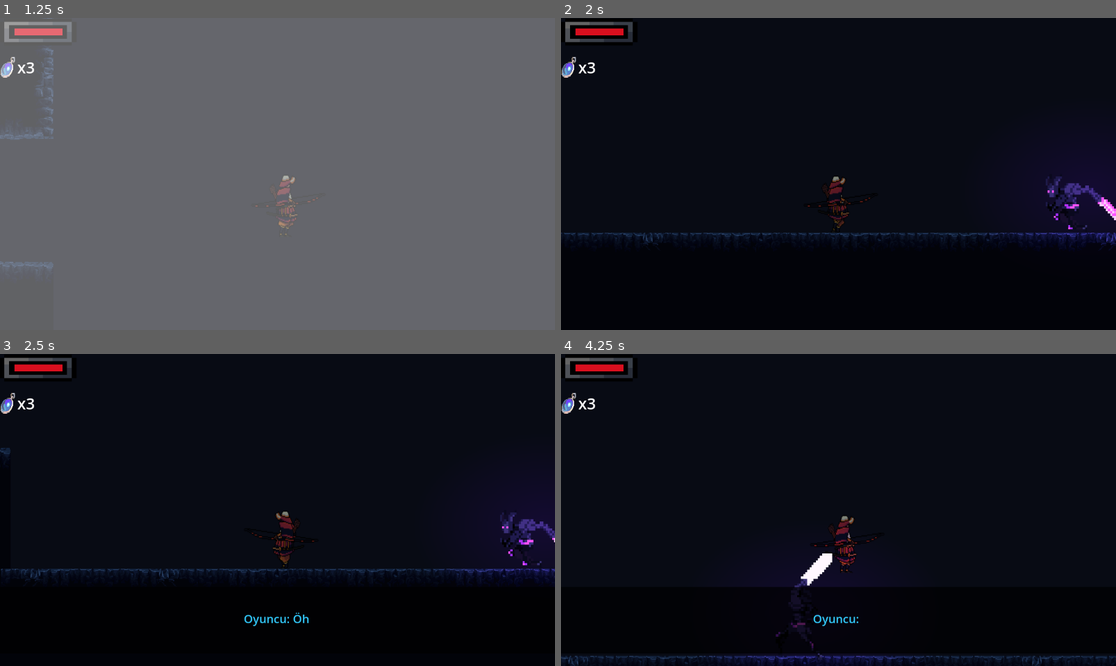
Above: before the commit, frames 1-4 (two rows, left to right).
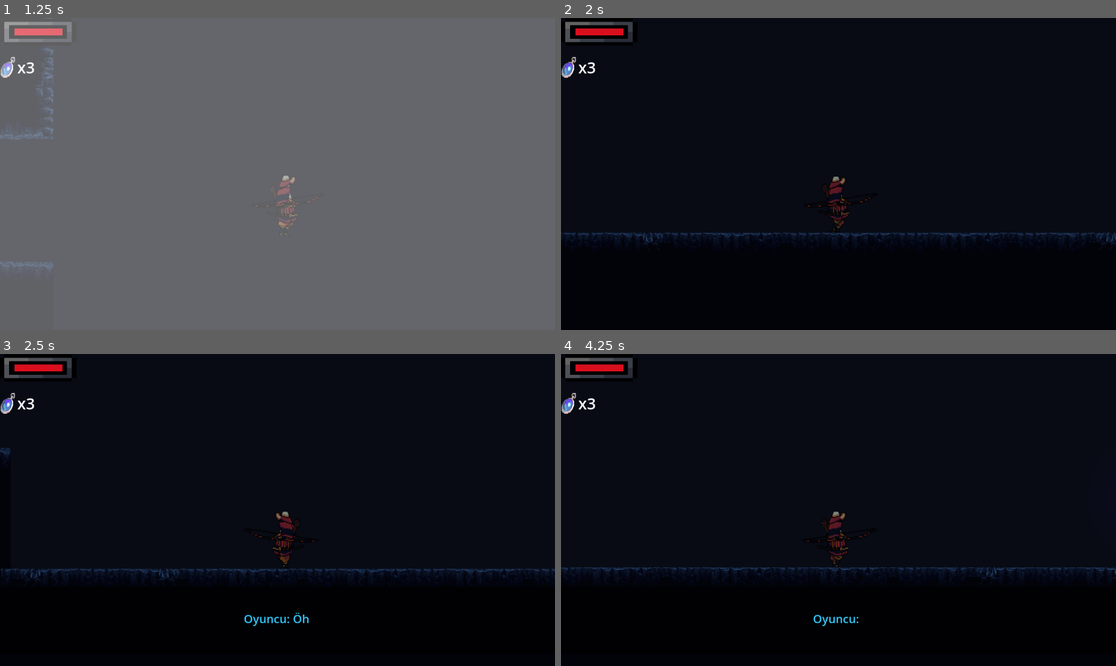
Above: after the commit, the same moments.

Repository: emirhanyigityildirim0/Necroban-Reign-of-Bones
Game: Godot game, scene res://Scenes/Levels/CaveLevel.tscn
Same seed, same stepped clock (60 frames per second), same inputs: the game is played once before the commit and once after it. This scene is started directly instead of the project's main scene. Sound files missing from this copy of the repository are replaced by a short silence.
Inputs (mouse positions are in pixels of both pictures, inside the frame that each line leads up to):
- Up to frame 1 (1.25 s): tap Enter (ui_accept) at 0.5, 0.77 s; move the mouse to (399, 158) at 0.52 s; hold Right (ui_right) from 0.53 s (still down); hold E (interact) from 0.53 s (still down)
- Up to frame 2 (2 s): keep holding Right (ui_right); move the mouse to (727, 189) at 1.27 s; release E (interact) at 1.28 s; click (727, 189) at 1.35 s; tap Enter (ui_accept) at 1.52 s
- Up to frame 3 (2.5 s): move the mouse to (333, 441) at 2.02 s; release Right (ui_right) at 2.03 s; hold Left (ui_left) from 2.03 s (still down); hold Q (use_flask) from 2.03 s (still down)
- Up to frame 4 (4.25 s): move the mouse to (810, 572) at 2.77 s; release Left (ui_left) at 2.78 s; release Q (use_flask) at 2.78 s; hold Right (ui_right) from 2.78 s (still down); tap E (interact) at 2.85 s; tap Enter (ui_accept) at 3.02, 3.77 s; move the mouse to (1005, 556) at 3.52 s; click (1005, 556) at 3.6 s

Frame 1 is identical in both runs. In frame 2, 1.4% of the frame differs, in the area x 79-100%, y 49-73%; in frame 3, 1.0%; in frame 4, 3.6%, in the area x 0-100%, y 50-100%.

Commit message:
Update night_borne.tscn

Diff:
--- a/Scenes/Characters/night_borne.tscn
+++ b/Scenes/Characters/night_borne.tscn
@@ -469,8 +469,10 @@
 position = Vector2(1, -11)
 scale = Vector2(2.704, 3)
 shape = SubResource("CapsuleShape2D_7gip2")
+debug_color = Color(1, 0, 0, 0.42000002)
 
 [node name="SaldiriPivotu" type="Marker2D" parent="."]
+visible = false
 
 [node name="UcurumSensoru" type="RayCast2D" parent="SaldiriPivotu"]
 target_position = Vector2(85, 50)
@@ -545,6 +547,7 @@
 max_distance = 600.0
 
 [node name="VisibleOnScreenEnabler2D" type="VisibleOnScreenEnabler2D" parent="."]
+visible = false
 position = Vector2(-135, -91)
 rect = Rect2(-1204, -199, 2680, 536)
 
